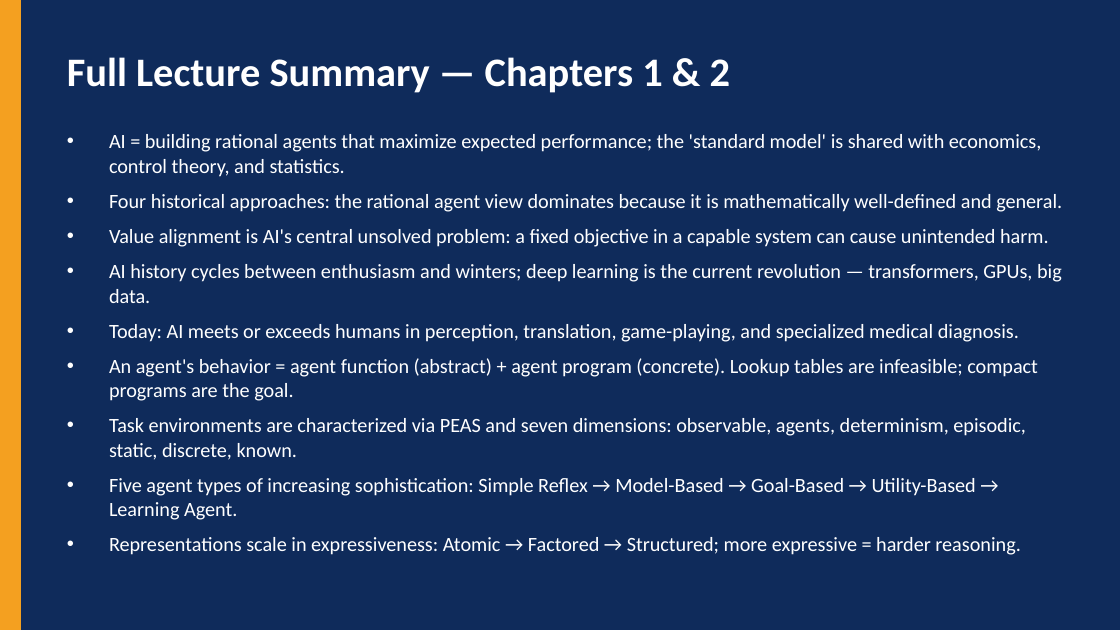
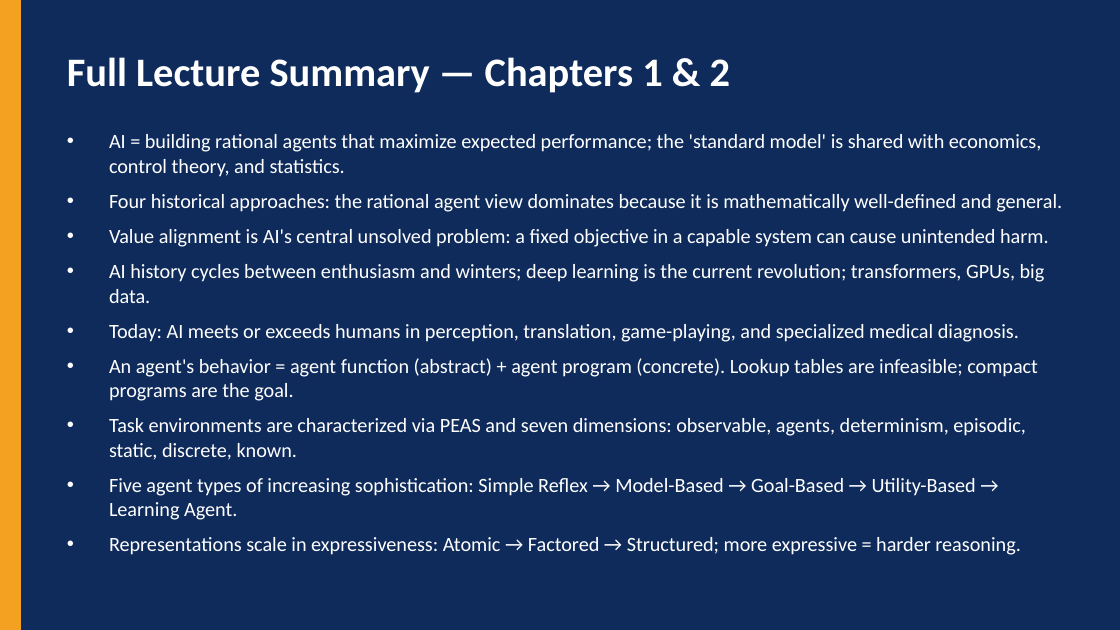
Before and after one commit to DrNatas/Comp_469, a slide deck: slide 31 of Fall 2026/L01 - Introduction and Intelligent Agents/COMP469_Ch1_Ch2_Full_Lecture.pptx. Drawn at 1120x630 pixels with LibreOffice and Linux fonts; fonts in the diff are those of the drawing. Boxes give left, top, right and bottom in pixels: in the first picture for what was removed or moved away, otherwise in the second. Text is boxed around its words. In the diff, an @@ line names an element or a change of style, - is before the commit and + after.

```diff
--- a/Fall 2026/L01 - Introduction and Intelligent Agents/COMP469_Ch1_Ch2_Full_Lecture.pptx
+++ b/Fall 2026/L01 - Introduction and Intelligent Agents/COMP469_Ch1_Ch2_Full_Lecture.pptx
@@ text at bbox=[109, 264, 1045, 303]: text changed @@
-• AI history cycles between enthusiasm and winters; deep learning is the current revolution — transformers, GPUs, big data.
+• AI history cycles between enthusiasm and winters; deep learning is the current revolution; transformers, GPUs, big data.
```
Also in this commit, not shown: 10 other slides changed, 1 slide added, 1 slide removed, 17 other files.
